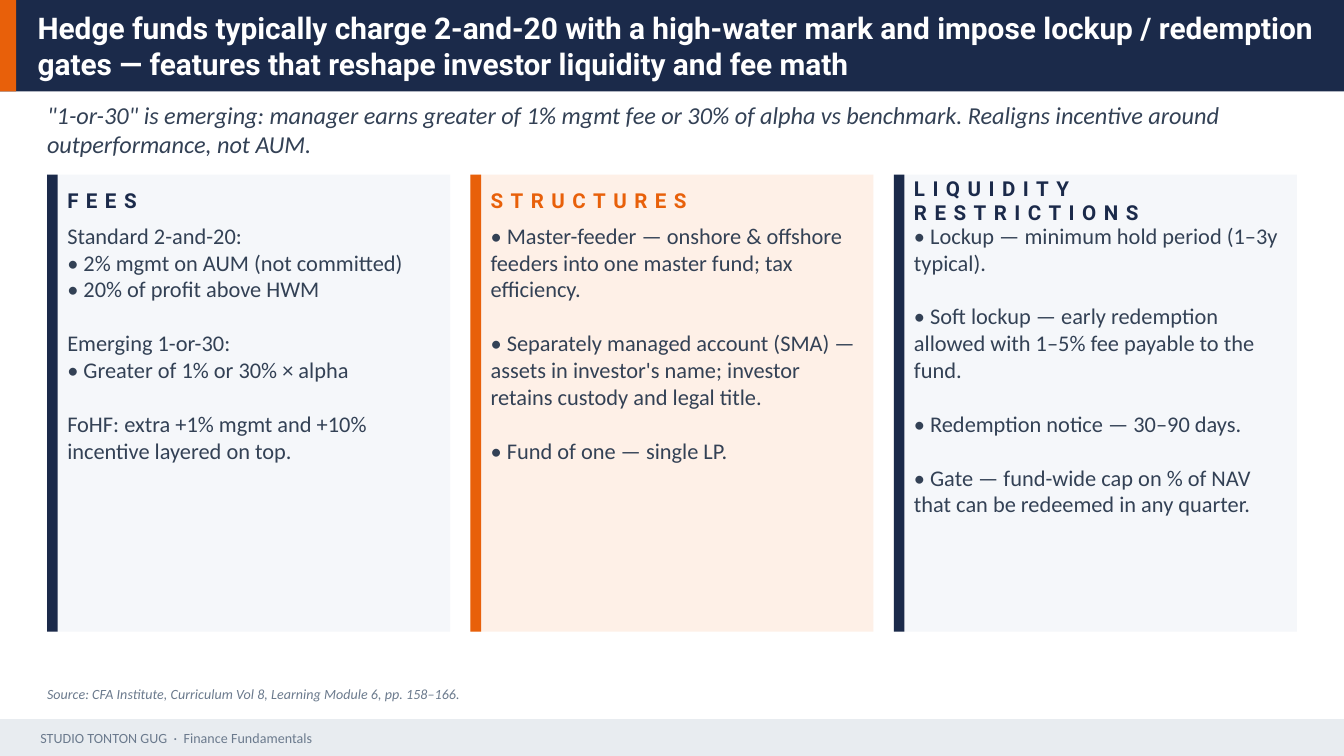
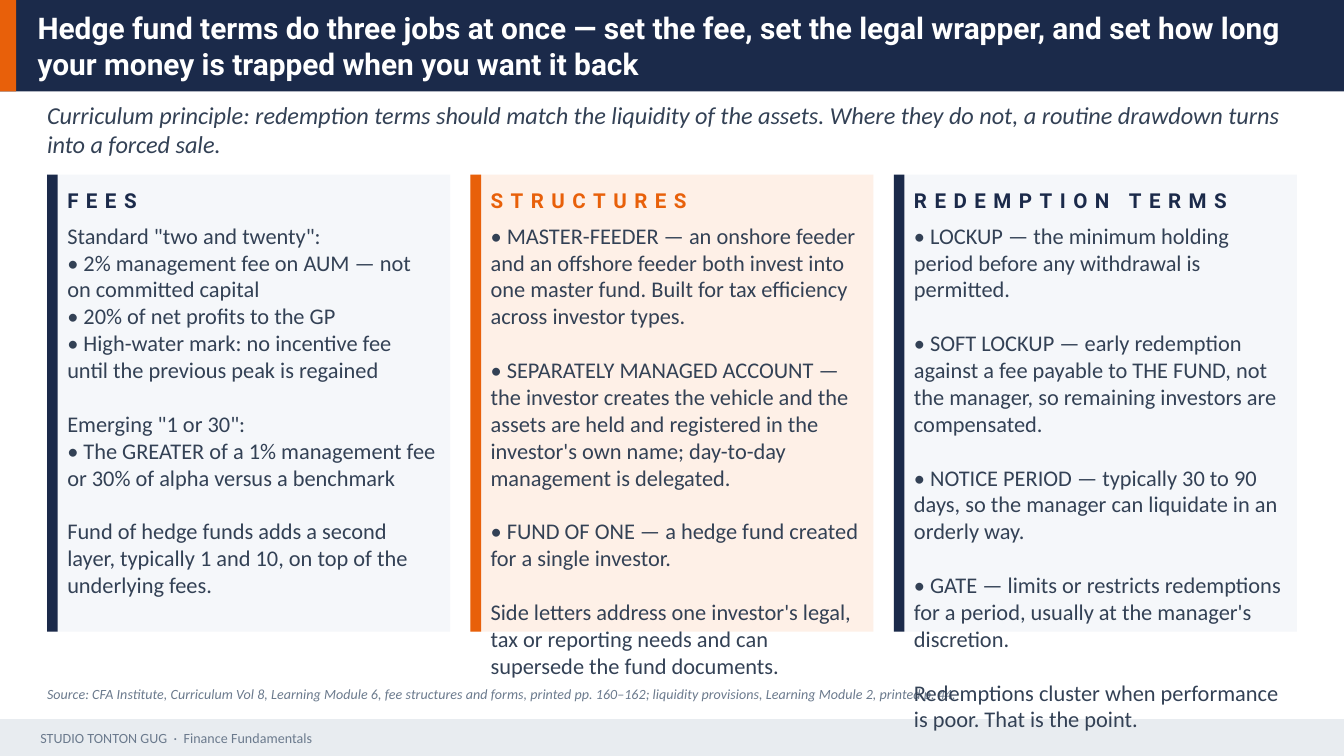
Before and after one commit to Gug4ever/Tonton_Gug_Studio, a slide deck: slide 34 of assets/finance/D19_Alternative_Investments.pptx (slide 33 before the commit). Drawn at 1344x756 pixels with LibreOffice and Linux fonts; fonts in the diff are those of the drawing. Boxes give left, top, right and bottom in pixels: in the first picture for what was removed or moved away, otherwise in the second. Text is boxed around its words. In the diff, an @@ line names an element or a change of style, - is before the commit and + after.

```diff
--- a/assets/finance/D19_Alternative_Investments.pptx
+++ b/assets/finance/D19_Alternative_Investments.pptx
@@ text at (38,16,1279,82): text changed @@
-Hedge funds typically charge 2-and-20 with a high-water mark and impose lockup / redemption gates — features that reshape investor liquidity and fee math
+Hedge fund terms do three jobs at once — set the fee, set the legal wrapper, and set how long your money is trapped when you want it back
@@ text at (47,107,1279,156): text changed @@
-"1-or-30" is emerging: manager earns greater of 1% mgmt fee or 30% of alpha vs benchmark. Realigns incentive around outperformance, not AUM.
+Curriculum principle: redemption terms should match the liquidity of the assets. Where they do not, a routine drawdown turns into a forced sale.
@@ text at (914,193,1227,208): text changed @@
-LIQUIDITY RESTRICTIONS
+REDEMPTION TERMS
@@ text at (67,228,436,597): text changed @@
-Standard 2-and-20:
-• 2% mgmt on AUM (not committed)
-• 20% of profit above HWM
-Emerging 1-or-30:
-• Greater of 1% or 30% × alpha
-FoHF: extra +1% mgmt and +10% incentive layered on top.
+Standard "two and twenty":
+• 2% management fee on AUM — not on committed capital
+• 20% of net profits to the GP
+• High-water mark: no incentive fee until the previous peak is regained
+Emerging "1 or 30":
+• The GREATER of a 1% management fee or 30% of alpha versus a benchmark
+Fund of hedge funds adds a second layer, typically 1 and 10, on top of the underlying fees.
@@ text at (491,228,858,678): text changed @@
-• Master-feeder — onshore & offshore feeders into one master fund; tax efficiency.
-• Separately managed account (SMA) — assets in investor's name; investor retains custody and legal title.
-• Fund of one — single LP.
+• MASTER-FEEDER — an onshore feeder and an offshore feeder both invest into one master fund. Built for tax efficiency across investor types.
+• SEPARATELY MANAGED ACCOUNT — the investor creates the vehicle and the assets are held and registered in the investor's own name; day-to-day management is delegated.
+• FUND OF ONE — a hedge fund created for a single investor.
+Side letters address one investor's legal, tax or reporting needs and can supersede the fund documents.
@@ text at (914,228,1281,731): text changed @@
-• Lockup — minimum hold period (1–3y typical).
-• Soft lockup — early redemption allowed with 1–5% fee payable to the fund.
-• Redemption notice — 30–90 days.
-• Gate — fund-wide cap on % of NAV that can be redeemed in any quarter.
+• LOCKUP — the minimum holding period before any withdrawal is permitted.
+• SOFT LOCKUP — early redemption against a fee payable to THE FUND, not the manager, so remaining investors are compensated.
+• NOTICE PERIOD — typically 30 to 90 days, so the manager can liquidate in an orderly way.
+• GATE — limits or restricts redemptions for a period, usually at the manager's discretion.
+Redemptions cluster when performance is poor. That is the point.
@@ text at (47,687,956,703): text changed @@
-Source: CFA Institute, Curriculum Vol 8, Learning Module 6, pp. 158–166.
+Source: CFA Institute, Curriculum Vol 8, Learning Module 6, fee structures and forms, printed pp. 160–162; liquidity provisions, Learning Module 2, printed p. 44.
```
Also in this commit, not shown: 26 other slides changed, 4 slides added, 3 slides removed, 9 other files.
